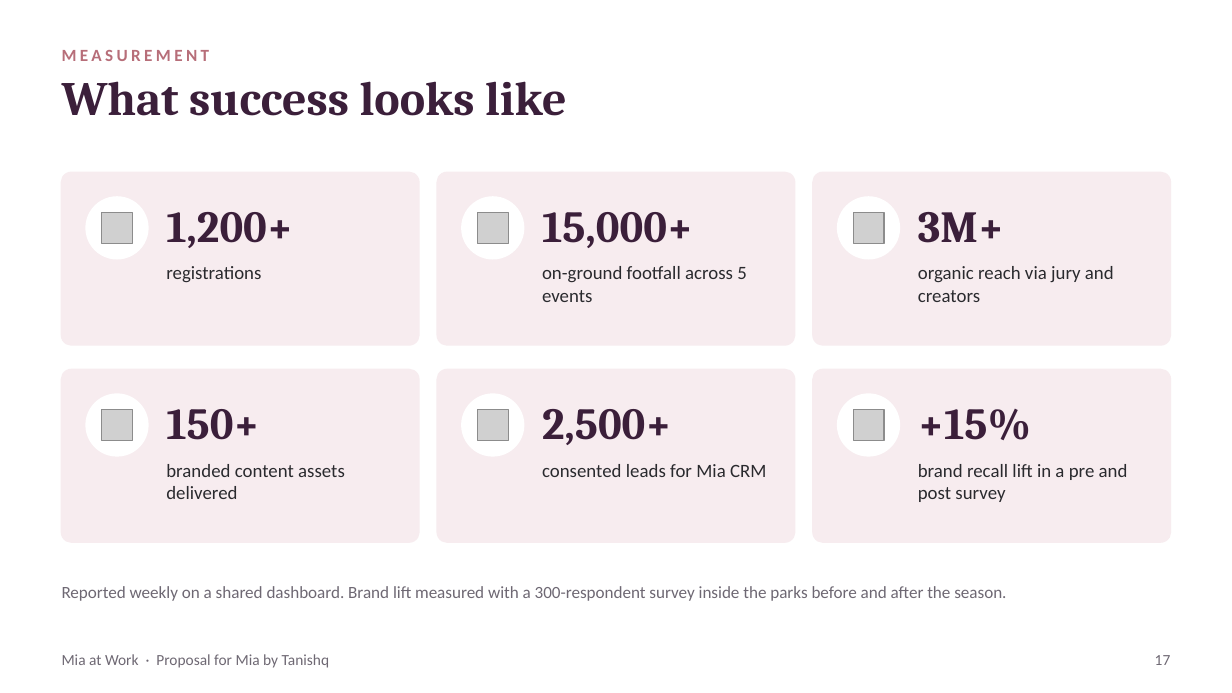
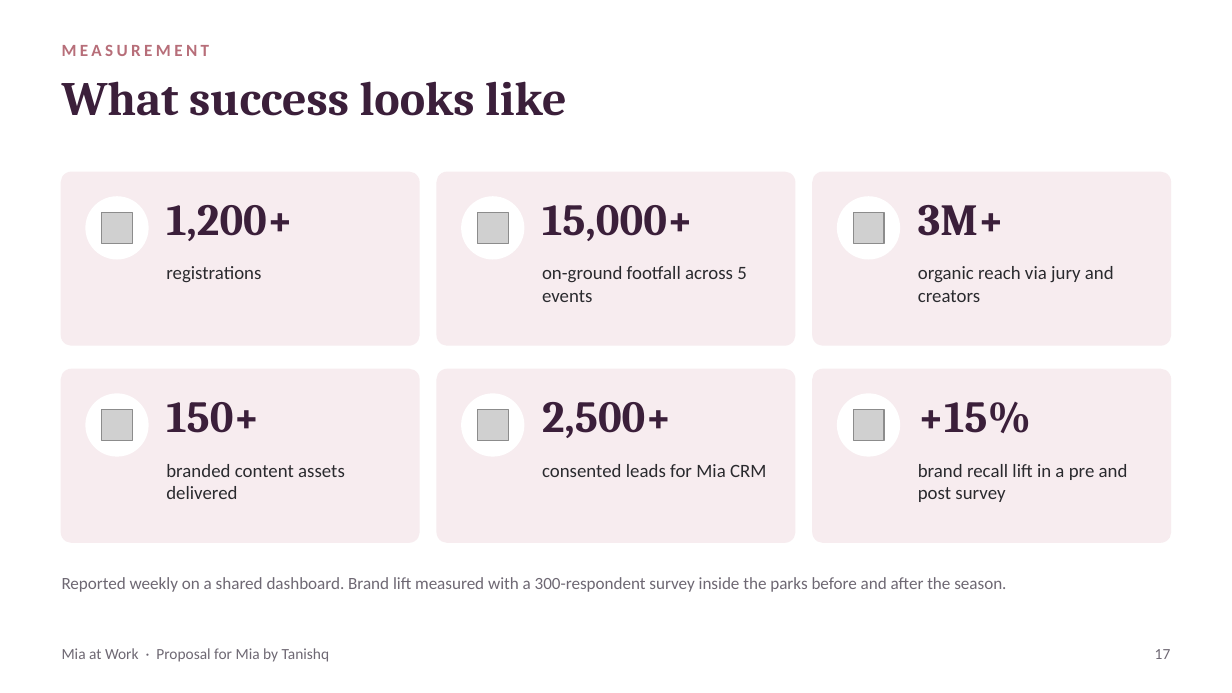
Before and after one commit to vinayakok-ai/personal-life-app, a slide deck: slide 17 of presentations/mia-corporate-fashion-ip/Mia-at-Work-Corporate-Fashion-IP.pptx. Drawn at 1232x693 pixels with LibreOffice and Linux fonts; fonts in the diff are those of the drawing; grey boxes stand for pictures. Boxes give left, top, right and bottom in pixels: in the first picture for what was removed or moved away, otherwise in the second. Text is boxed around its words. In the diff, an @@ line names an element or a change of style, - is before the commit and + after.

```diff
--- a/presentations/mia-corporate-fashion-ip/Mia-at-Work-Corporate-Fashion-IP.pptx
+++ b/presentations/mia-corporate-fashion-ip/Mia-at-Work-Corporate-Fashion-IP.pptx
@@ vertical alignment middle to top in 10 elements at [62, 45, 210, 56], [62, 648, 330, 662], [1155, 649, 1171, 659], [166, 205, 293, 241], [542, 205, 693, 241], [918, 205, 1005, 236], [166, 402, 260, 433], [542, 402, 672, 438], [918, 402, 1031, 433], [62, 577, 1006, 592] @@
```
Also in this commit, not shown: 19 other slides changed, 1 other file.
